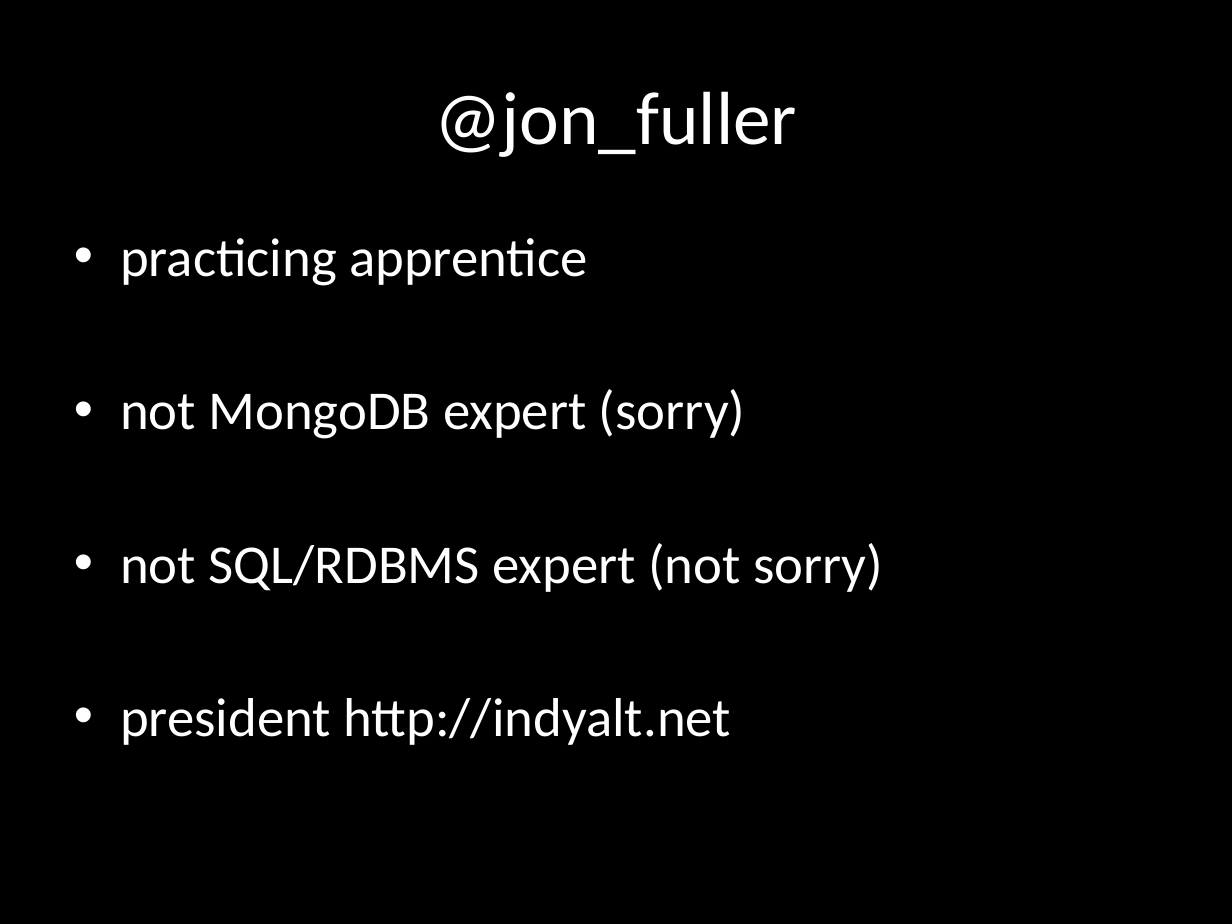
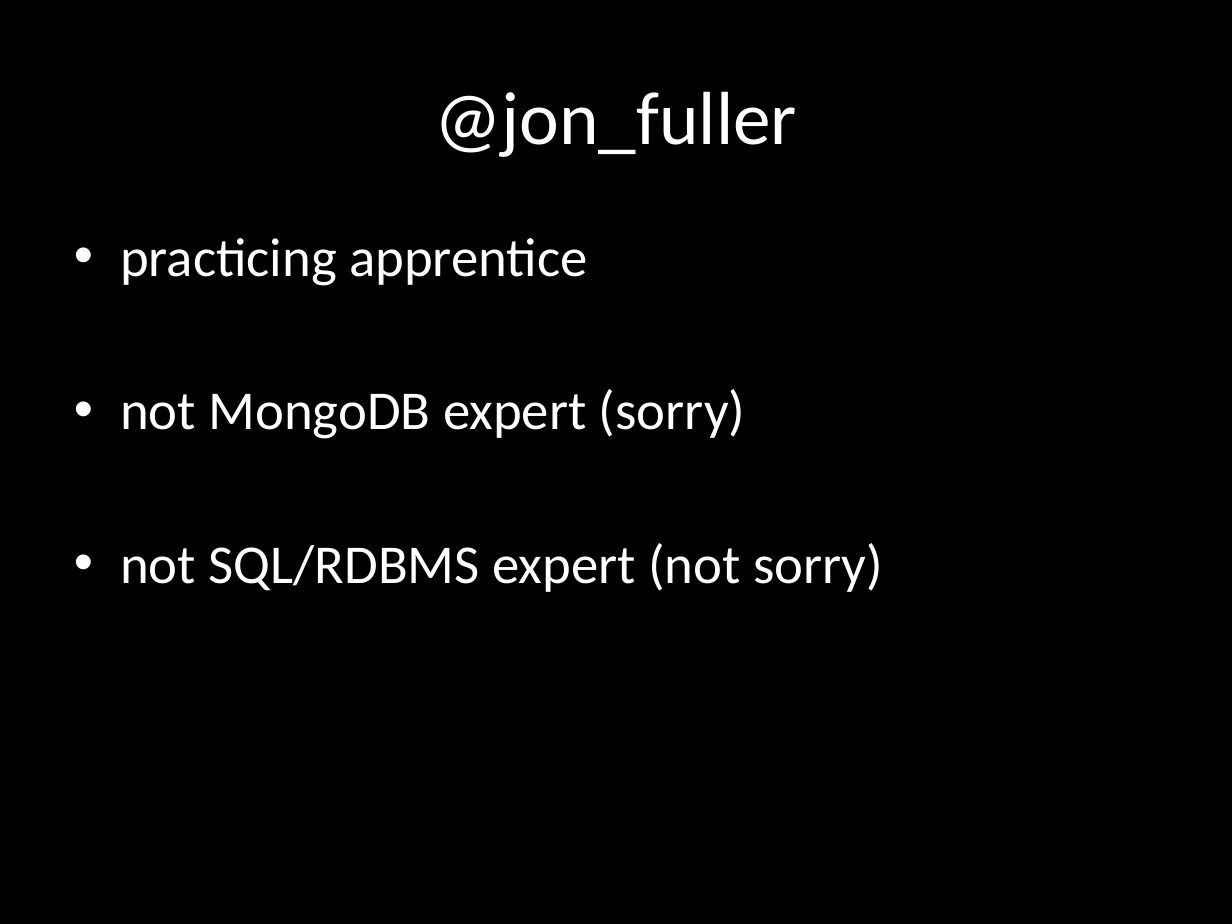
Before and after one commit to jonfuller/mongo-presentation, a slide deck: slide 2 of mongo.pptx. Drawn at 1232x924 pixels with LibreOffice and Linux fonts; fonts in the diff are those of the drawing. Boxes give left, top, right and bottom in pixels: in the first picture for what was removed or moved away, otherwise in the second. Text is boxed around its words. In the diff, an @@ line names an element or a change of style, - is before the commit and + after.

```diff
--- a/mongo.pptx
+++ b/mongo.pptx
@@ text at bbox=[120, 698, 732, 745]: paragraph removed @@
-• president http://indyalt.net
```
Also in this commit, not shown: 1 other slide changed, 1 slide added, 1 slide removed.
